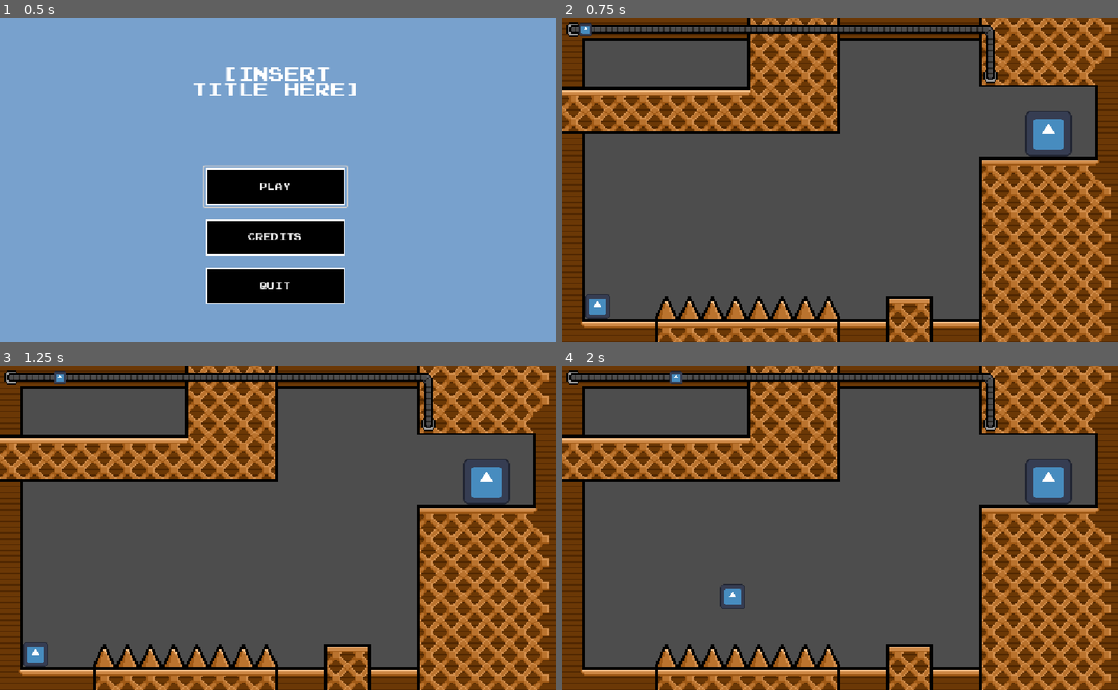
Above: before the commit, frames 1-4 (two rows, left to right).
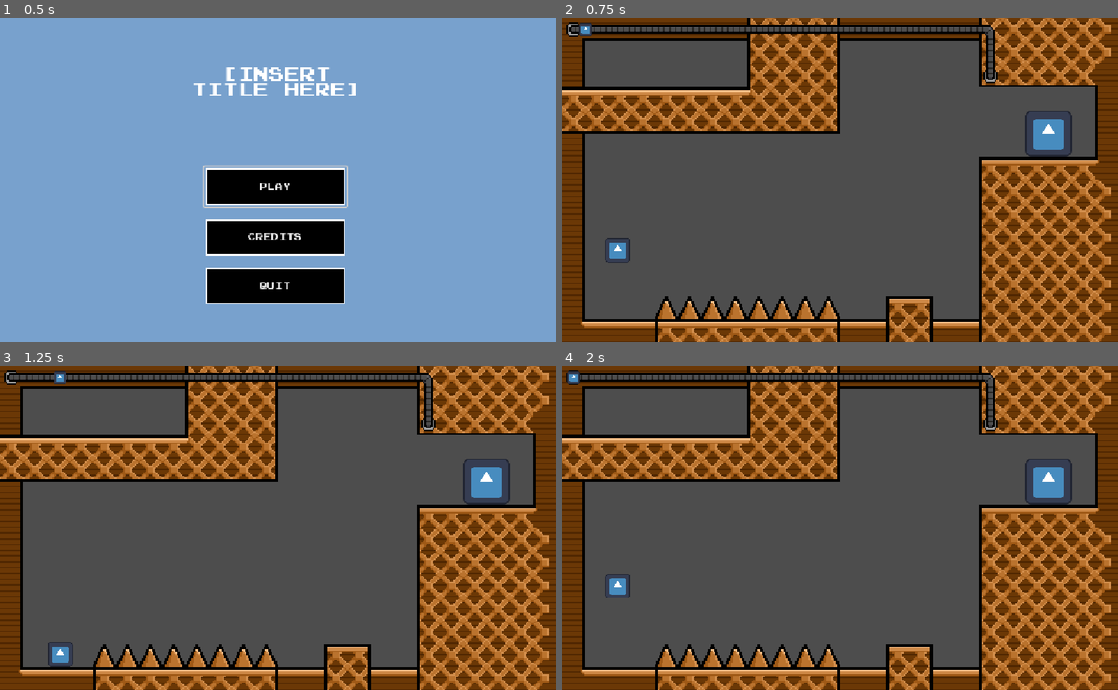
Above: after the commit, the same moments.

Repository: The-Necrodancer/Current-Jam
Game: Godot game, scene res://Scenes/game_manager.tscn
The game is run twice, just before and just after one commit, with the same random seed, the same clock (stepped at 60 frames per second) and the same inputs. The engine's default icon, where the game draws it, is replaced by a stand-in: a white triangle on a blue panel in a dark square.
Inputs:
- Up to frame 1 (0.5 s): no input
- Up to frame 2 (0.75 s): click "Play" at 0.5 s
- Up to frame 3 (1.25 s): no input
- Up to frame 4 (2 s): hold D (right) from 1.28 s (still down); tap Space (jump) at 1.52 s

Frame 1 is identical in both runs. In frame 2, 0.4% of the frame differs, in the area x 4-13%, y 67-93%; in frame 3, 0.4%; in frame 4, 0.6%, in the area x 0-33%, y 1-75%.

Commit message:
FIX: Wind was on the wrong layer
Read the title lol

Diff:
--- a/windy-ass-bank-heist/Scenes/empty_2dScene.tscn
+++ b/windy-ass-bank-heist/Scenes/empty_2dScene.tscn
@@ -1,21 +1,20 @@
 [gd_scene format=4 uid="uid://11a42p1nxtl3"]
 
-[ext_resource type="Script" uid="uid://6t8efmx5m2rt" path="res://Scripts/level.gd" id="1_c3w37"]
+[ext_resource type="Script" path="res://Scripts/level.gd" id="1_c3w37"]
 [ext_resource type="PackedScene" uid="uid://b4hq18ry2n160" path="res://Tilemap Stuff/BasicTilemap.tscn" id="1_rnf03"]
 [ext_resource type="PackedScene" uid="uid://dectjccxyaw1r" path="res://Scenes/player.tscn" id="2_w7fk8"]
 [ext_resource type="PackedScene" uid="uid://bhc828t5ibioa" path="res://Scenes/WireController.tscn" id="3_4574e"]
 [ext_resource type="PackedScene" uid="uid://cfne1c7isnf7l" path="res://Scenes/door.tscn" id="4_6yj1h"]
-[ext_resource type="PackedScene" uid="uid://ux2a1ybi88lx" path="res://Scenes/wind.tscn" id="5_c3w37"]
 [ext_resource type="PackedScene" uid="uid://3aebq2xa05pm" path="res://Scenes/gem.tscn" id="5_c3w37"]
 [ext_resource type="PackedScene" uid="uid://nshtepqpar2j" path="res://Tilemap Stuff/SpikeTilemap.tscn" id="7_n2h36"]
 [ext_resource type="PackedScene" uid="uid://c4512pji0h4i4" path="res://Tilemap Stuff/WireTilemap.tscn" id="8_8onv0"]
+[ext_resource type="PackedScene" uid="uid://ux2a1ybi88lx" path="res://Scenes/wind.tscn" id="9_8crju"]
 
 [node name="Empty2dScene" type="Node2D" unique_id=875911448 node_paths=PackedStringArray("player", "end_door", "end_gem")]
 script = ExtResource("1_c3w37")
 player = NodePath("Player")
 end_door = NodePath("Door")
 end_gem = NodePath("Gem")
-metadata/_custom_type_script = "uid://6t8efmx5m2rt"
 
 [node name="BasicTilemap" parent="." unique_id=137257255 instance=ExtResource("1_rnf03")]
 tile_map_data = PackedByteArray("AAAAAAAAAQADAAQAAAAAAAEAAQACAAEAAAAAAAIAAQACAAEAAAAAAAMAAQACAAUAAAAAAAQAAQACAAUAAAAAAA …(1536 unchanged characters)…
@@ -32,9 +31,6 @@
 [node name="Door" parent="." unique_id=890636085 instance=ExtResource("4_6yj1h")]
 position = Vector2(672, 336)
 
-[node name="Wind" parent="." unique_id=886117404 instance=ExtResource("5_c3w37")]
-position = Vector2(152.00002, 515)
-scale = Vector2(7, 7)
 [node name="Gem" parent="." unique_id=1617286755 instance=ExtResource("5_c3w37")]
 position = Vector2(1008, 624)
 
@@ -43,3 +39,6 @@
 
 [node name="WireTilemap" parent="." unique_id=1923152713 instance=ExtResource("8_8onv0")]
 tile_map_data = PackedByteArray("AAAAAAAAAAAAAAMAAAABAAAAAAACAAEAAAACAAAAAAABAAAAAAACAAMAAAAAAAEAAAADAAMAAAACAAEAAAAEAA …(208 unchanged characters)…
+
+[node name="Wind" parent="." unique_id=886117404 instance=ExtResource("9_8crju")]
+position = Vector2(143, 262)
--- a/windy-ass-bank-heist/Scenes/level1.tscn
+++ b/windy-ass-bank-heist/Scenes/level1.tscn
@@ -8,19 +8,19 @@
 [ext_resource type="PackedScene" uid="uid://3aebq2xa05pm" path="res://Scenes/gem.tscn" id="5_c3w37"]
 [ext_resource type="PackedScene" uid="uid://nshtepqpar2j" path="res://Tilemap Stuff/SpikeTilemap.tscn" id="7_n2h36"]
 [ext_resource type="PackedScene" uid="uid://c4512pji0h4i4" path="res://Tilemap Stuff/WireTilemap.tscn" id="8_8onv0"]
+[ext_resource type="PackedScene" uid="uid://ux2a1ybi88lx" path="res://Scenes/wind.tscn" id="9_jgkgd"]
 
 [node name="level1" type="Node2D" unique_id=875911448 node_paths=PackedStringArray("player", "end_door", "end_gem")]
 script = ExtResource("1_c3w37")
 player = NodePath("Player")
 end_door = NodePath("Door")
 end_gem = NodePath("Gem")
-metadata/_custom_type_script = "uid://6t8efmx5m2rt"
 
 [node name="BasicTilemap" parent="." unique_id=137257255 instance=ExtResource("1_rnf03")]
 tile_map_data = PackedByteArray("AAAAAAAAAQADAAQAAAAAAAEAAQACAAUAAAAAAAIAAQACAAUAAAAAAAMAAQABAAAAAAAAAAQAAQABAAIAAAAAAA …(3088 unchanged characters)…
 
 [node name="Player" parent="." unique_id=1947678060 instance=ExtResource("2_w7fk8")]
-position = Vector2(48, 624)
+position = Vector2(90, 482)
 
 [node name="Wire" parent="." unique_id=9856284 node_paths=PackedStringArray("SparkPath") instance=ExtResource("3_4574e")]
 SparkPath = NodePath("Line2D")
@@ -40,3 +40,6 @@
 
 [node name="WireTilemap" parent="." unique_id=1923152713 instance=ExtResource("8_8onv0")]
 tile_map_data = PackedByteArray("AAAAAAAAAAAAAAMAAAABAAAAAAACAAEAAAACAAAAAAACAAEAAAADAAAAAAACAAEAAAAEAAAAAAACAAEAAAAFAA …(256 unchanged characters)…
+
+[node name="Wind" parent="." unique_id=886117404 instance=ExtResource("9_jgkgd")]
+position = Vector2(113, 534)
--- a/windy-ass-bank-heist/Scenes/wind.tscn
+++ b/windy-ass-bank-heist/Scenes/wind.tscn
@@ -5,7 +5,7 @@
 [sub_resource type="RectangleShape2D" id="RectangleShape2D_w3k0u"]
 
 [node name="Wind" type="Area2D" unique_id=886117404]
-collision_layer = 2
+collision_mask = 3
 script = ExtResource("1_gc4i6")
 
 [node name="CollisionShape2D" type="CollisionShape2D" parent="." unique_id=1971043242]
Not shown: 1 places in windy-ass-bank-heist/Scenes/level1.tscn that only renumber resources
